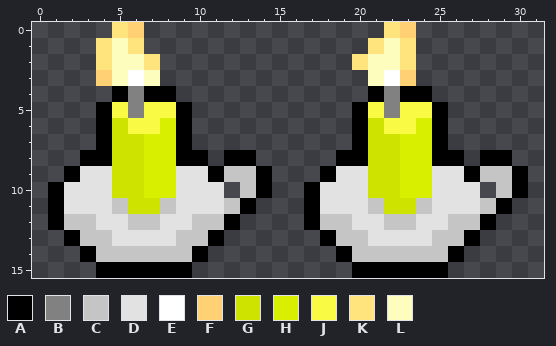
Edited in one commit: pixel-art sprite (assets/sprites/candleSpriteSheet.png). The picture above was drawn from the file before the commit.
The file is 32x16 pixels. Pixels under 10% opacity are left out. Colours within 5 levels of each other are drawn and written as one.
Palette (. is transparent): A #000000  B #818181  C #c5c5c5  D #e2e2e2  E #ffffff  F #ffd074  G #cee300  H #d9ef00  J #f9fa43  K #ffe37d  L #fdfdbd
Pixels before, first column x 1:
 0 ....KF...............KF.......
 1 ...KLK..............KLK.......
 2 ...KLLK............KLLK.......
 3 ...FLEL.............LEF.......
 4 ....ABAA............ABAA......
 5 ...AJBJJA..........AJBJJA.....
 6 ...AGJJHA..........AGJJHA.....
 7 ...AGGHHA..........AGGHHA.....
 8 ..AAGGHHAA.AA.....AAGGHHAA.AA.
 9 .ADDGGHHDDACCA...ADDGGHHDDACCA
10 ADDDGGHHDDD.CA..ADDDGGHHDDD.CA
11 ADDDCGGCDDDCA...ADDDCGGCDDDCA.
12 ACCDDCCDDCCA....ACCDDCCDDCCA..
13 .ACCDDDDCCA......ACCDDDDCCA...
14 ..ACCCCCCA........ACCCCCCA....
15 ...AAAAAA..........AAAAAA.....
Now the later version:
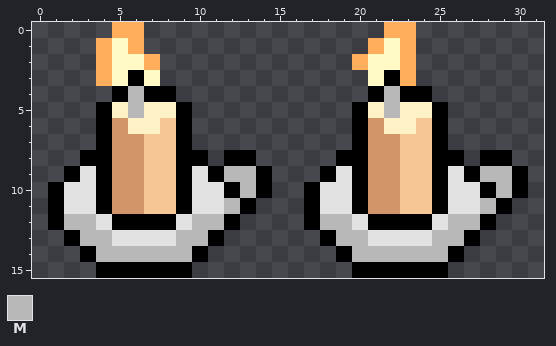
Colours new in this view: M #b8b8b8
Commit message: Candle Palette/Border
From old to new:
colour G: #cee300 -> #d4946b
colour H: #d9ef00 -> #f5c794
colour J: #f9fa43 -> #fff1c6
colour K: #ffe37d -> #ffaf5c
colour L: #fdfdbd -> #fffac4
Changed rows in their new state; - is a pixel that keeps its letter.
first column x 4:
 0 --K----------------K
 3 K-A---------------AK
 4 --M---------------M-
 5 --M---------------M-
first column x 2:
 9 --A----A--MM------A----A--MM
10 --A----A--AM------A----A--AM
11 --AG-HHA--M-------AG-HHA--M-
12 MM-AAAA-MM------MM-AAAA-MM--
13 -MM----MM--------MM----MM---
14 --MMMMMM----------MMMMMM----
